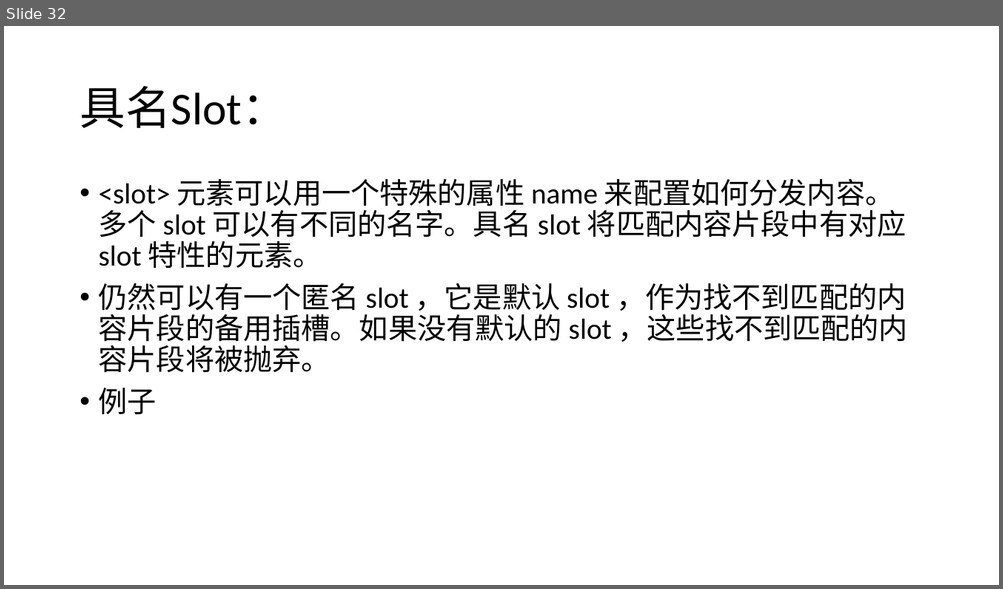
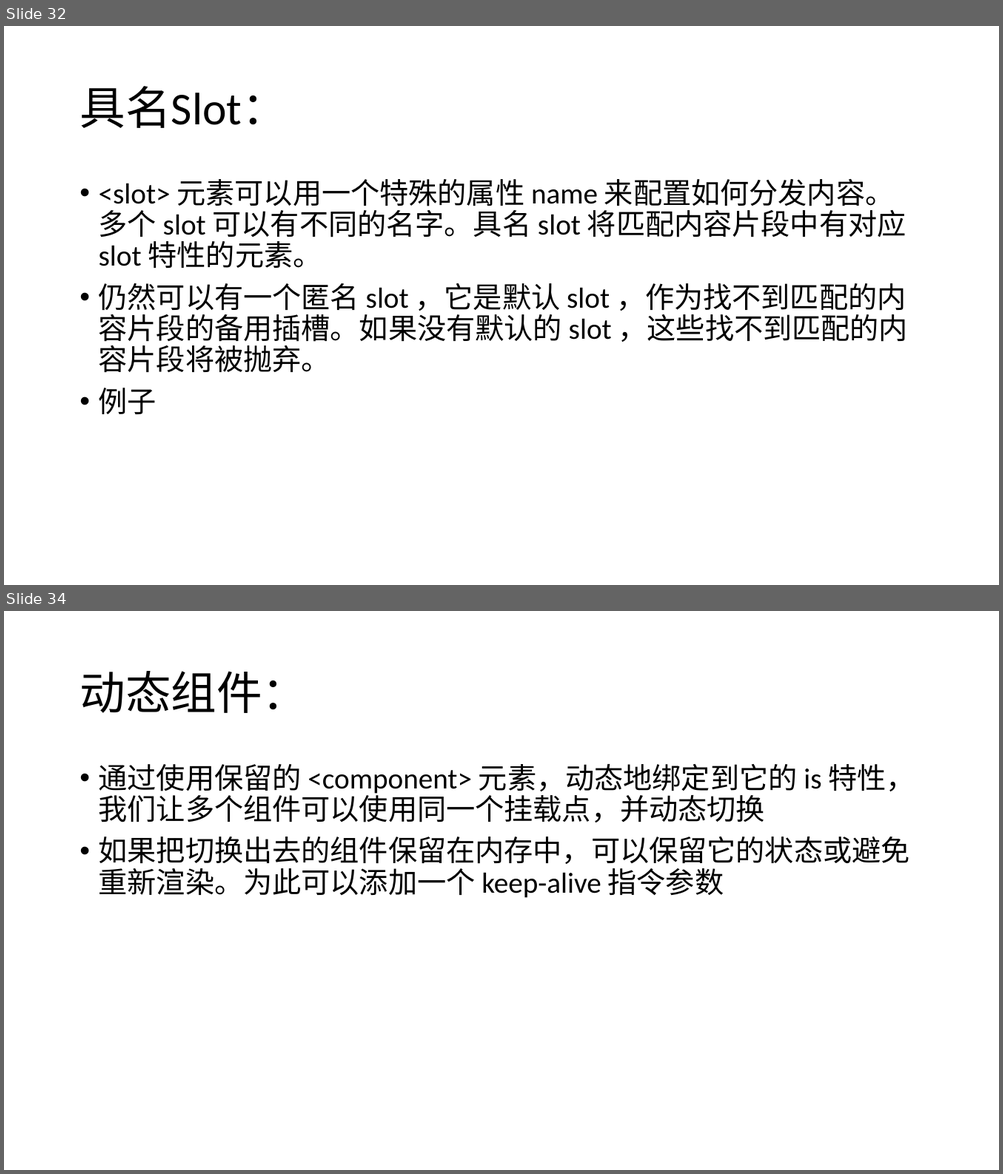
Before and after one commit to YSMJ1994/study, a slide deck: study_Vue/学习Vue.pptx. Shown one above the other, each under a label of ours: slide 32 before the commit, slides 32 and 34 after it; the slides between them are not shown. The pictures are 1003x589 and 1003x1174 pixels, drawn with LibreOffice and Linux fonts; fonts in the diff are those of the drawing. Boxes give left, top, right and bottom in pixels: in the first picture for what was removed or moved away, otherwise in the second. Text is boxed around its words. In the diff, an @@ line names an element or a change of style, - is before the commit and + after.

```diff
--- a/study_Vue/学习Vue.pptx
+++ b/study_Vue/学习Vue.pptx
@@ slide 34 added at [4, 611, 999, 1170], background #FFFFFF @@
@@ title added at [79, 671, 307, 713], 44 pt, text #000000 @@
+动态组件：
@@ text added at [99, 764, 914, 898], 28 pt, text #000000 @@
+• 通过使用保留的 <component> 元素，动态地绑定到它的 is 特性，我们让多个组件可以使用同一个挂载点，并动态切换
+• 如果把切换出去的组件保留在内存中，可以保留它的状态或避免重新渲染。为此可以添加一个 keep-alive 指令参数
```
Also in this commit, not shown: 1 other slide added, 48 other files.
